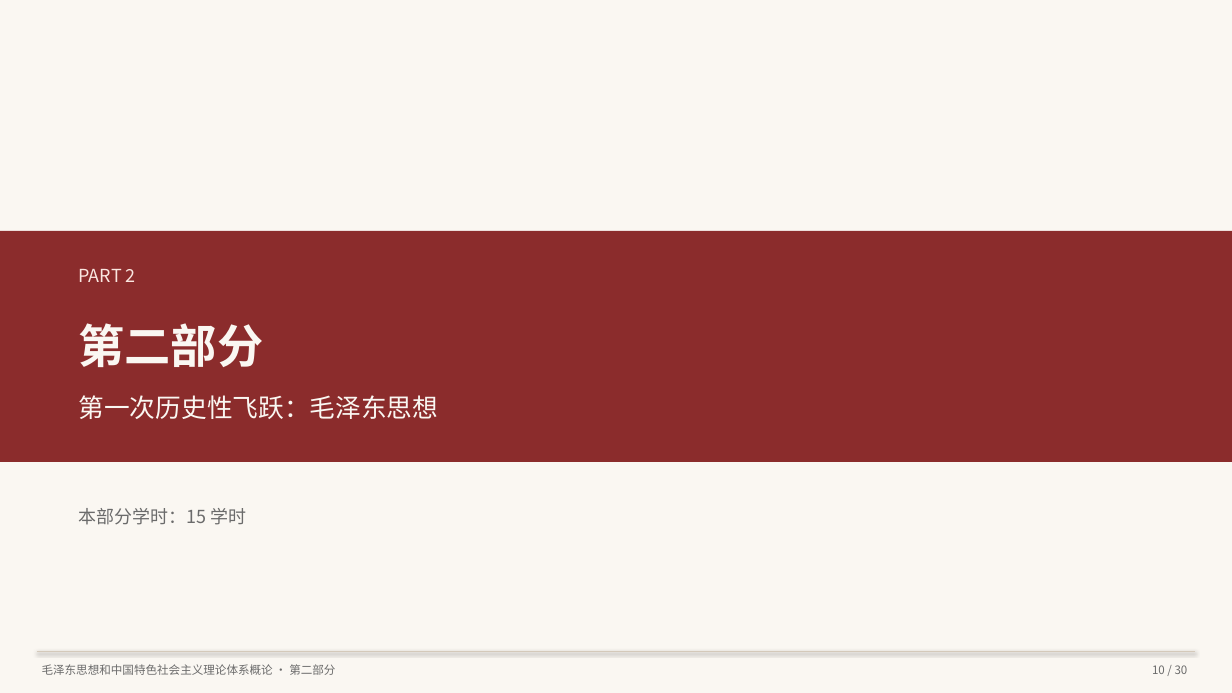
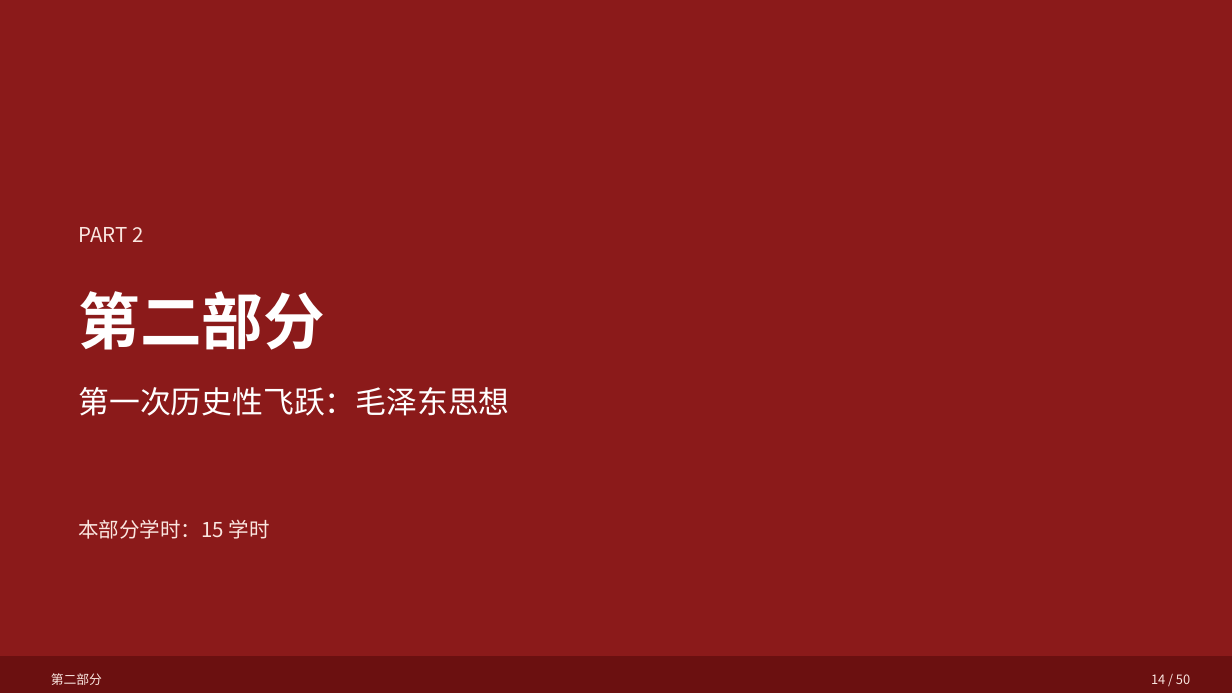
Before and after one commit to hsy358/obsidian-vault, a slide deck: slide 14 of 03-资源/PPT/毛泽东思想和中国特色社会主义理论体系概论 教学大纲概览.pptx (slide 10 before the commit). Drawn at 1232x693 pixels with LibreOffice and Linux fonts; fonts in the diff are those of the drawing. Boxes give left, top, right and bottom in pixels: in the first picture for what was removed or moved away, otherwise in the second. Text is boxed around its words. In the diff, an @@ line names an element or a change of style, - is before the commit and + after.

```diff
--- a/03-资源/PPT/毛泽东思想和中国特色社会主义理论体系概论 教学大纲概览.pptx
+++ b/03-资源/PPT/毛泽东思想和中国特色社会主义理论体系概论 教学大纲概览.pptx
@@ rectangle at <box>0,0,1232,693</box>: fill #FAF7F2 to #8B1A1A @@
@@ rectangle removed at <box>0,231,1232,462</box> @@
@@ text "PART 2": place and size @@
-text "PART 2" at <box>79,269,136,282</box>
+text "PART 2" at <box>79,227,143,242</box>
@@ text "PART 2" at <box>79,227,143,242</box>: size 14 to 16 pt; line spacing 1.2 to 1.3 @@
@@ text "第二部分": place and size @@
-text "第二部分" at <box>79,323,264,367</box>
+text "第二部分" at <box>79,291,325,350</box>
@@ text "第二部分" at <box>79,291,325,350</box>: size 36 to 48 pt, text colour #FAF7F2 to #FFFFFF; line spacing 1.2 to 1.3 @@
@@ text "第一次历史性飞跃：毛泽东思想": place and size @@
-text "第一次历史性飞跃：毛泽东思想" at <box>79,395,439,419</box>
+text "第一次历史性飞跃：毛泽东思想" at <box>79,387,510,416</box>
@@ text "第一次历史性飞跃：毛泽东思想" at <box>79,387,510,416</box>: size 20 to 24 pt, text colour #FAF7F2 to #FFFFFF; line spacing 1.2 to 1.3 @@
@@ text "本部分学时：15 学时": place and size @@
-text "本部分学时：15 学时" at <box>79,508,247,525</box>
+text "本部分学时：15 学时" at <box>79,519,270,539</box>
@@ text "本部分学时：15 学时" at <box>79,519,270,539</box>: size 14 to 16 pt, text colour #6B6B6B to #FAE6E0; line spacing 1.2 to 1.3 @@
@@ rectangle added at <box>0,656,1232,693</box>, fill #6B1010 @@
@@ line removed from (37, 652) to (1195, 652) @@
@@ text at <box>51,673,102,685</box>: text changed; size 9 to 10 pt; text colour #6B6B6B to #FAE6E0 @@
-毛泽东思想和中国特色社会主义理论体系概论 · 第二部分
+第二部分
@@ text added at <box>1151,674,1190,684</box>, 10 pt, text #FAE6E0 @@
+14 / 50
@@ text removed at <box>1152,665,1188,674</box> @@
-10 / 30
```
Also in this commit, not shown: 27 other slides changed, 23 slides added, 2 slides removed.
